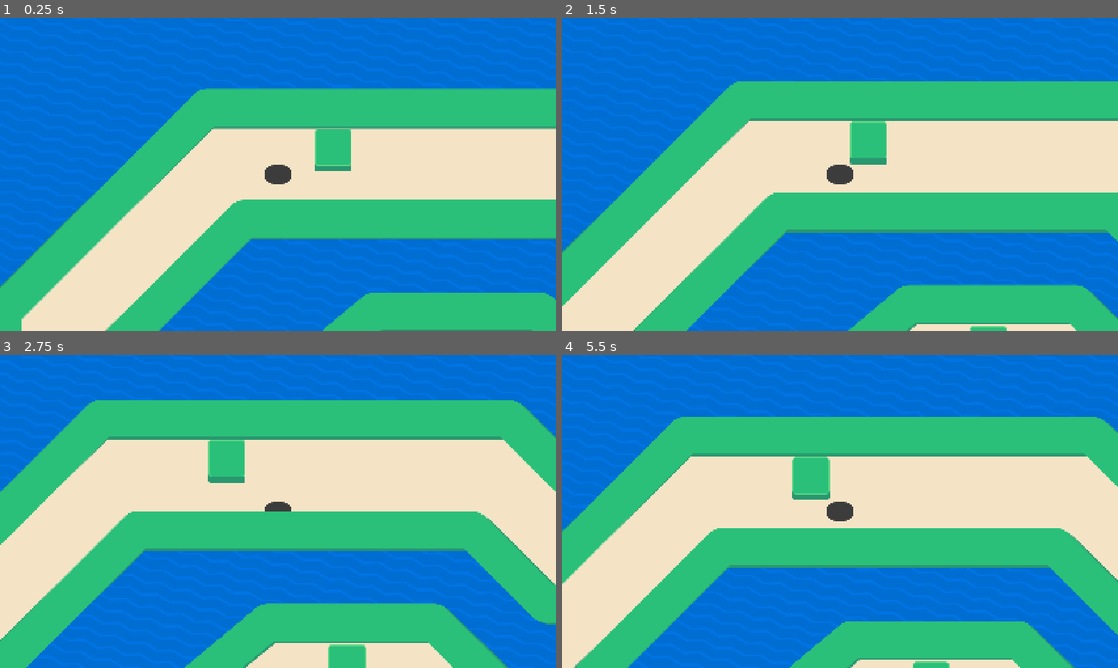
Above: before the commit, frames 1-4 (two rows, left to right).
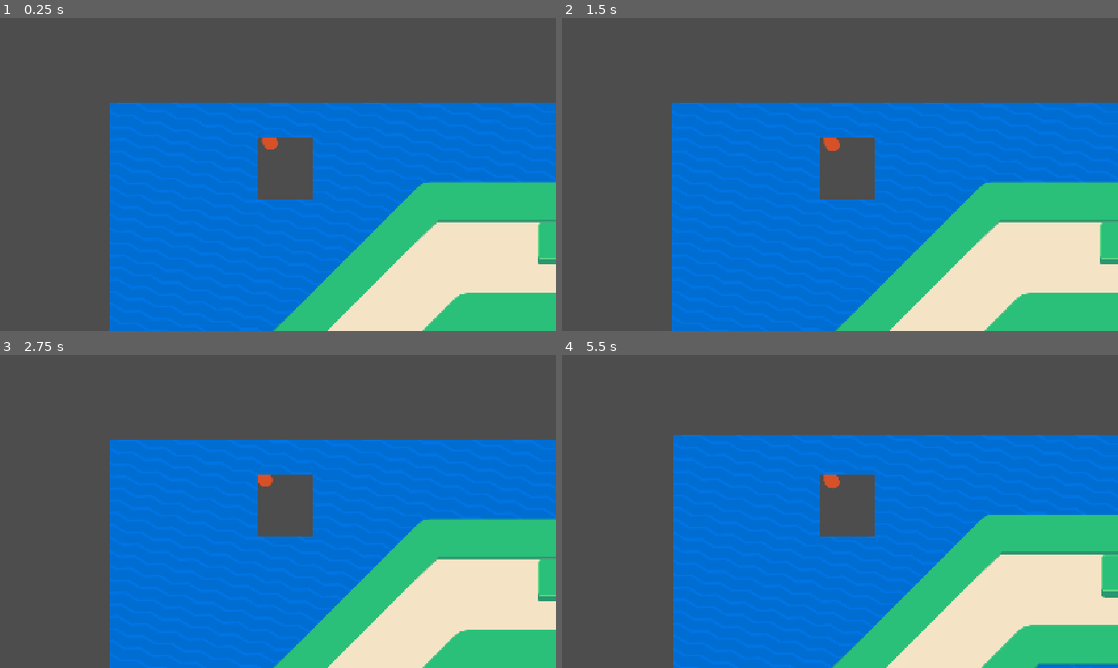
Above: after the commit, the same moments.

Repository: telaw1/M9-Top-Down-Movement.
Game: Godot game, scene res://game.tscn
Two runs of this game, one before a commit and one after it. Both use one fixed random seed, a clock stepped at 60 frames per second and the inputs below. The project has no main scene, so this scene is started directly.
Inputs (mouse positions are in pixels of both pictures, inside the frame that each line leads up to):
- Up to frame 1 (0.25 s): no input
- Up to frame 2 (1.5 s): tap Enter at 0.5 s; move the mouse to (962, 158) at 0.52 s; hold Right (move_right) 0.53-1.28 s; tap Z at 0.6, 1.35 s; click (962, 158) at 0.67 s; tap Space at 0.77 s; move the mouse to (728, 190) at 1.27 s; hold Down (move_down) from 1.28 s (still down)
- Up to frame 3 (2.75 s): tap Space at 1.52, 2 s; move the mouse to (333, 442) at 2.02 s; release Down (move_down) at 2.03 s; hold Right (move_right) from 2.03 s (still down); tap Z at 2.1 s
- Up to frame 4 (5.5 s): move the mouse to (812, 574) at 2.77 s; release Right (move_right) at 2.78 s; hold Up (move_up) 2.78-3.53 s; tap Z every 0.75 s from 2.85 to 5.1 s; click (812, 574) at 2.92 s; tap Space at 3.02, 3.77, 4.52 s; move the mouse to (1006, 558) at 3.52 s; hold Left (move_left) 3.53-5.03 s; move the mouse to (673, 464) at 4.27 s; move the mouse to (867, 511) at 5.02 s; hold Down (move_down) from 5.03 s (still down); click (867, 511) at 5.17 s

The runs differ from the first frame. In frame 1, 87% of the frame differs, in the area x 0-100%, y 0-100%; in frame 2, 85%; in frame 3, 83%; in frame 4, 85%.
Error before the commit: Invalid access to property or key 'list' on a base object of type 'null instance'. (res://addons/gdpractice/db/db.gd:37)

Commit message:
still in progress of lesson 6

Diff:
--- a/project.godot
+++ b/project.godot
@@ -18,6 +18,7 @@
 [autoload]
 
 UITestPanel="*res://addons/gdpractice/tester/ui_test_panel.tscn"
+Metadata="*res://addons/gdpractice/practice_solutions/metadata.gd"
 
 [display]
 
--- a/runner.gd
+++ b/runner.gd
@@ -7,6 +7,9 @@
 @export var deceleration := 1080.0
 
 @onready var _runner_visual: RunnerVisual = %RunnerVisualRed
+
+func _ready() -> void:
+	position = get_viewport().size * 0.5
 
 func _physics_process(delta: float) -> void:
 	var direction := Input.get_vector("move_left", "move_right", "move_up", "move_down")
--- a/runner.tscn
+++ b/runner.tscn
@@ -7,14 +7,13 @@
 [sub_resource type="CircleShape2D" id="CircleShape2D_f7b3c"]
 radius = 35.44009
 
+[sub_resource type="ViewportTexture" id="ViewportTexture_5pwe8"]
+viewport_path = NodePath("SubViewport")
+
 [node name="Runner" type="CharacterBody2D"]
 position = Vector2(3, 20)
 motion_mode = 1
 script = ExtResource("1_f7b3c")
-
-[node name="Shadow" type="Sprite2D" parent="."]
-modulate = Color(0.2357319, 0.23573193, 0.2357319, 1)
-texture = ExtResource("3_5pwe8")
 
 [node name="CollisionShape2D" type="CollisionShape2D" parent="."]
 position = Vector2(0, -37)
@@ -22,8 +21,20 @@
 
 [node name="Camera2D" type="Camera2D" parent="."]
 
+[node name="Shadow" type="Sprite2D" parent="."]
+modulate = Color(0.2357319, 0.23573193, 0.2357319, 1)
+self_modulate = Color(0, 0, 0, 0.15686275)
+position = Vector2(1, 2)
+texture = ExtResource("3_5pwe8")
+
 [node name="SubViewport" type="SubViewport" parent="."]
+size = Vector2i(124, 150)
 
 [node name="RunnerVisualRed" parent="SubViewport" instance=ExtResource("2_f7b3c")]
 unique_name_in_owner = true
 position = Vector2(3, 20)
+
+[node name="Sprite2D" type="Sprite2D" parent="."]
+position = Vector2(26, -22)
+scale = Vector2(1.5241935, 1.4133333)
+texture = SubResource("ViewportTexture_5pwe8")
Not shown: 1 places in runner.tscn that only renumber resources
